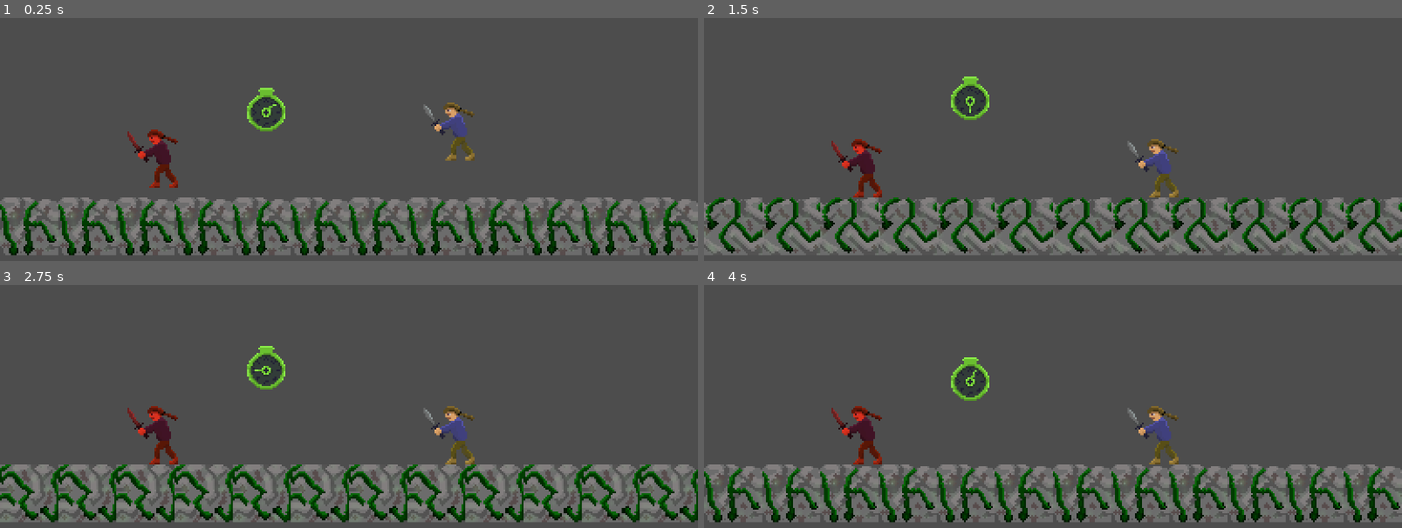
Above: before the commit, frames 1-4 (two rows, left to right).
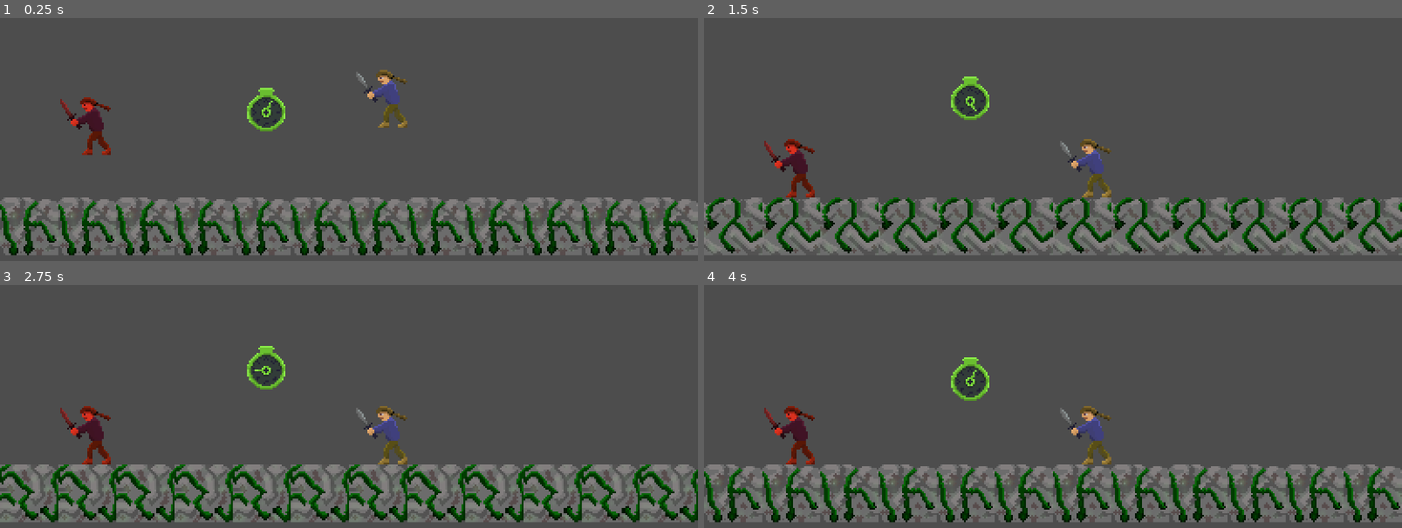
Above: after the commit, the same moments.

Repository: Justiniscoding/HavenHamilton
Game: Godot game, scene res://Scenes/game.tscn
Two runs of this game, one before a commit and one after it. Both use one fixed random seed, a clock stepped at 60 frames per second and the inputs below.
Inputs:
- Up to frame 1 (0.25 s): no input
- Up to frame 2 (1.5 s): tap S (down2) at 0.6, 1.35 s
- Up to frame 3 (2.75 s): hold Down (down1) from 2.03 s (still down); tap S (down2) at 2.1 s
- Up to frame 4 (4 s): release Down (down1) at 2.78 s; tap S (down2) at 2.85, 3.6 s

The runs differ from the first frame. In frame 1, 2.6% of the frame differs, in the area x 8-68%, y 21-70%; in frame 2, 2.6%, in the area x 8-68%, y 35-74%; in frame 3, 2.6%; in frame 4, 2.6%.

Commit message:
a ton of fighting system stuff and shader

Diff:
--- a/Scenes/TimeToken.tscn
+++ b/Scenes/TimeToken.tscn
@@ -155,6 +155,6 @@
 scale = Vector2(1, -1)
 sprite_frames = SubResource("SpriteFrames_ou2wq")
 autoplay = "default"
-frame_progress = 0.5470965
+frame_progress = 0.12603214
 
 [connection signal="body_entered" from="." to="." method="_on_body_entered"]
--- a/Scenes/game.tscn
+++ b/Scenes/game.tscn
@@ -37,7 +37,8 @@
 
 [sub_resource type="TileSet" id="TileSet_3dryh"]
 tile_size = Vector2i(32, 32)
-physics_layer_0/collision_layer = 1
+physics_layer_0/collision_layer = 2
+physics_layer_0/collision_mask = 3
 sources/0 = SubResource("TileSetAtlasSource_wrm1d")
 
 [node name="Game" type="Node2D" unique_id=722572871]
--- /dev/null
+++ b/Scenes/player.gdshader
@@ -0,0 +1,25 @@
+shader_type canvas_item;
+
+uniform bool enabled = false;
+
+void fragment() {
+	if(enabled == true){
+
+	float time = 0.0;
+
+	float dist = sqrt(pow(UV.y - 0.5, 2) + pow(UV.x - 0.5, 2));
+	dist = pow(dist, max(TIME * 2.0, 0.0));
+
+	if(dist < 0.5){
+		float angle = atan(UV.x - 0.5, UV.y - 0.5);
+
+		vec2 samplePos = vec2(sin(angle), cos(angle)) * dist + vec2(0.5, 0.5);
+
+		vec4 texture = texture(TEXTURE, samplePos);
+
+		COLOR = texture;
+	}else{
+		COLOR = vec4(0, 0, 0, 0);
+	}
+	}
+}
--- a/Scenes/player.tscn
+++ b/Scenes/player.tscn
@@ -4,16 +4,63 @@
 [ext_resource type="Texture2D" uid="uid://dglpnot34ux6w" path="res://Art/Player1.png" id="2_cvnsp"]
 
 [sub_resource type="RectangleShape2D" id="RectangleShape2D_xs5hf"]
-size = Vector2(28.75, 32)
+size = Vector2(13.5, 28)
+
+[sub_resource type="CapsuleShape2D" id="CapsuleShape2D_xs5hf"]
+radius = 3.5837088
+height = 29.708729
+
+[sub_resource type="Shader" id="Shader_cvnsp"]
+code = "shader_type canvas_item;
+
+uniform bool enabled = true;
+uniform float time = 0.3;
+
+void fragment() {
+	if(enabled == true){
+
+	float dist = sqrt(pow(UV.y - 0.5, 2) + pow(UV.x - 0.5, 2));
+	dist = pow(dist, max(1.0 - time * 2.0, 0.0));
+
+	if(dist < 0.5){
+		float angle = atan(UV.x - 0.5, UV.y - 0.5);
+
+		vec2 samplePos = vec2(sin(angle), cos(angle)) * dist + vec2(0.5, 0.5);
+
+		vec4 texture = texture(TEXTURE, samplePos);
+
+		COLOR = texture;
+	}else{
+		COLOR = vec4(0, 0, 0, 0);
+	}
+	}
+}"
+
+[sub_resource type="ShaderMaterial" id="ShaderMaterial_6t5aa"]
+shader = SubResource("Shader_cvnsp")
+shader_parameter/enabled = false
+shader_parameter/time = 0.0
 
 [node name="Player" type="CharacterBody2D" unique_id=297062209]
 texture_filter = 1
+collision_mask = 2
 script = ExtResource("1_v0iea")
 
+[node name="CollisionShape2D" type="CollisionShape2D" parent="." unique_id=834438449]
+position = Vector2(-13, 0)
+shape = SubResource("RectangleShape2D_xs5hf")
+
+[node name="Weapon" type="Area2D" parent="." unique_id=1768816585]
+position = Vector2(-23, -18)
+
+[node name="CollisionShape2D" type="CollisionShape2D" parent="Weapon" unique_id=1330458432]
+position = Vector2(-6, 7)
+rotation = 2.443461
+shape = SubResource("CapsuleShape2D_xs5hf")
+
 [node name="Sprite2D" type="Sprite2D" parent="." unique_id=910321821]
+material = SubResource("ShaderMaterial_6t5aa")
+position = Vector2(-30, -18)
 texture = ExtResource("2_cvnsp")
 centered = false
-
-[node name="CollisionShape2D" type="CollisionShape2D" parent="." unique_id=834438449]
-position = Vector2(17.625, 16)
-shape = SubResource("RectangleShape2D_xs5hf")
+offset = Vector2(-7, 0)
--- a/Scripts/player.gd
+++ b/Scripts/player.gd
@@ -11,12 +11,113 @@
 
 var pnum
 
+class timer:
+	var time = 0
+
+	func update(delta: float):
+		if time > 0:
+			time -= delta
+
+	func reset(frames: int):
+		time = frames / 60.0
+
+	func can() -> bool:
+		return time <= 0
+
+# fighting system stuff
+var startup = timer.new()
+var active = timer.new()
+var end = timer.new()
+
+enum Attacks {
+	NONE,
+	SHORT,
+	RANGED
+}
+
+var currentAttack = Attacks.NONE
+
+enum WeaponState{
+	CHARGING,
+	ATTACKING,
+	COOLDOWN,
+	READY
+}
+
+var targetVel := Vector2.ZERO
+
+var weaponState = WeaponState.READY
+
 func _ready() -> void:
 	pnum = str(playerNumber)
 
+	# fixes shader param issue
+	$Sprite2D.material = $Sprite2D.material.duplicate()
+
+func getCollider():
+	if $Weapon.has_overlapping_bodies():
+		for body in $Weapon.get_overlapping_bodies():
+			if body.name.begins_with("Player") and not body.name == name:
+				return body
+
+	return null
+
+
+func fight():
+	if currentAttack == Attacks.NONE and weaponState == WeaponState.READY:
+		if Input.is_action_just_pressed("short" + pnum):
+			startup.reset(3)
+			print("Starting")
+			currentAttack = Attacks.SHORT
+			weaponState = WeaponState.CHARGING
+
+	if weaponState == WeaponState.CHARGING and startup.can():
+		weaponState = WeaponState.ATTACKING
+		print("Attacking")
+		active.reset(5)
+
+	if weaponState == WeaponState.ATTACKING:
+		var player = getCollider()
+
+		if not player == null and not currentAttack == Attacks.NONE:
+			print("did attack")
+			currentAttack = Attacks.NONE
+
+			player.targetVel.y = -1000
+			player.targetVel.x = sign(position.x - player.position.x) * -1000
+
+
+	if weaponState == WeaponState.ATTACKING and active.can():
+		weaponState = WeaponState.COOLDOWN
+		print("cooling down")
+		end.reset(6)
+
+	if weaponState == WeaponState.COOLDOWN and end.can():
+		weaponState = WeaponState.READY
+		currentAttack = Attacks.NONE
+
+
+
+
 func _physics_process(delta: float) -> void:
-	velocity.x = Input.get_action_strength("right" + pnum) - Input.get_action_strength("left" + pnum)
-	velocity.x *= speed
+	var direction = Input.get_axis("left" + pnum, "right" + pnum) * speed
+
+	if not is_on_floor():
+		direction *= 0.75
+
+	targetVel = lerp(targetVel, Vector2.ZERO, 0.2)
+
+	if direction != 0:
+		velocity.x = lerp(velocity.x, direction, 0.25)
+	else:
+		velocity.x = lerp(velocity.x, 0.0, 0.25)
+
+	if velocity.x > 0:
+		$Sprite2D.flip_h = true
+		$Sprite2D.offset.x = 7
+	elif velocity.x < 0:
+		$Sprite2D.flip_h = false
+		$Sprite2D.offset.x = -7
 
 	if Input.is_action_just_pressed("up" + pnum):
 		if is_on_floor():
@@ -30,4 +131,14 @@
 
 	velocity.y += gravity * delta
 
+	velocity += targetVel
+
 	move_and_slide()
+
+	velocity -= targetVel
+
+	startup.update(delta)
+	active.update(delta)
+	end.update(delta)
+
+	fight()
--- a/Scripts/time_token.gd
+++ b/Scripts/time_token.gd
@@ -5,23 +5,46 @@
 var teleTo
 var beenPlaced = false
 
+var debounce = 0
 
-func _process(_delta: float) -> void:
+var isTeleporting = false
+
+func teleport() -> void:
+	isTeleporting = true
+	playerNode.get_node("Sprite2D").material.set_shader_parameter("enabled", true)
+
+func _process(delta: float) -> void:
+	if isTeleporting:
+		var time = playerNode.get_node("Sprite2D").material.get_shader_parameter("time")
+
+		if time >= 0.5:
+			playerNode.get_node("Sprite2D").material.set_shader_parameter("enabled", false)
+			playerNode.position = teleTo
+			playerNode.get_node("Sprite2D").material.set_shader_parameter("time", 0.0)
+			queue_free()
+			return
+
+		playerNode.get_node("Sprite2D").material.set_shader_parameter("time", time + delta * 3.0)
+		return
+
+	if debounce > 0:
+		debounce -= delta
+
 	if hasBeenPickedUp:
 		if playerNode.name == "Player":
 			if Input.is_action_just_released("down1") and not beenPlaced:
 				teleTo = playerNode.position
+				debounce = 1
 				beenPlaced = true
-			if Input.is_action_just_pressed("down1") and beenPlaced:
-				playerNode.position = teleTo
-				queue_free()
+			elif Input.is_action_just_released("down1") and beenPlaced and debounce < 0:
+				teleport()
 		else:
 			if Input.is_action_just_released("down2") and not beenPlaced:
 				teleTo = playerNode.position
 				beenPlaced = true
-			if Input.is_action_just_pressed("down2") and beenPlaced:
-				playerNode.position = teleTo
-				queue_free()
+				debounce = 1
+			elif Input.is_action_just_released("down2") and beenPlaced and debounce < 0:
+				teleport()
 
 func _on_body_entered(body: Node2D) -> void:
 	if body.name.begins_with("Player"):
--- a/project.godot
+++ b/project.godot
@@ -66,6 +66,16 @@
 "events": [Object(InputEventKey,"resource_local_to_scene":false,"resource_name":"","device":-1,"window_id":0,"alt_press …(192 unchanged characters)…
 ]
 }
+short1={
+"deadzone": 0.2,
+"events": [Object(InputEventKey,"resource_local_to_scene":false,"resource_name":"","device":-1,"window_id":0,"alt_pressed":false,"shift_pressed":false,"ctrl_pressed":false,"meta_pressed":false,"pressed":false,"keycode":0,"physical_keycode":4194327,"key_label":0,"unicode":0,"location":0,"echo":false,"script":null)
+]
+}
+short2={
+"deadzone": 0.2,
+"events": [Object(InputEventKey,"resource_local_to_scene":false,"resource_name":"","device":-1,"window_id":0,"alt_pressed":false,"shift_pressed":false,"ctrl_pressed":false,"meta_pressed":false,"pressed":false,"keycode":0,"physical_keycode":70,"key_label":0,"unicode":102,"location":0,"echo":false,"script":null)
+]
+}
 
 [physics]
 
Not shown: 1 places in Scenes/game.tscn that only renumber resources
